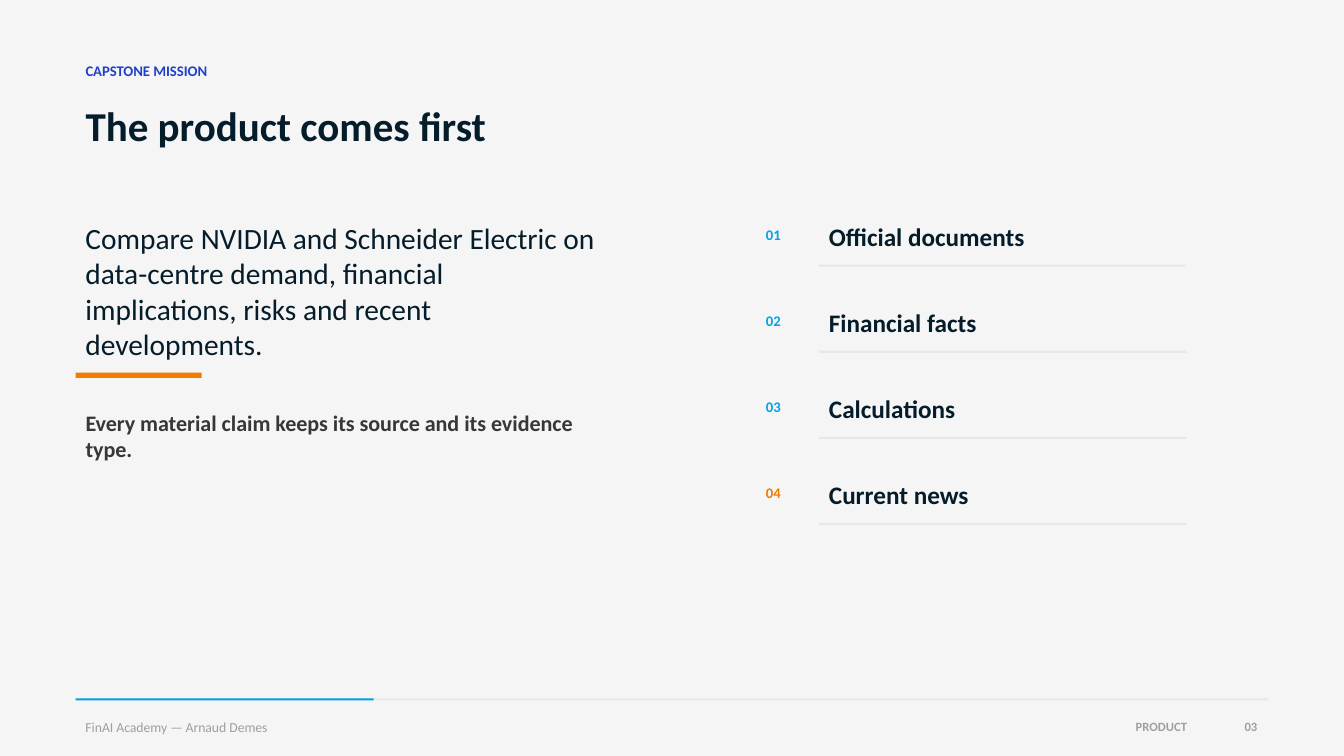
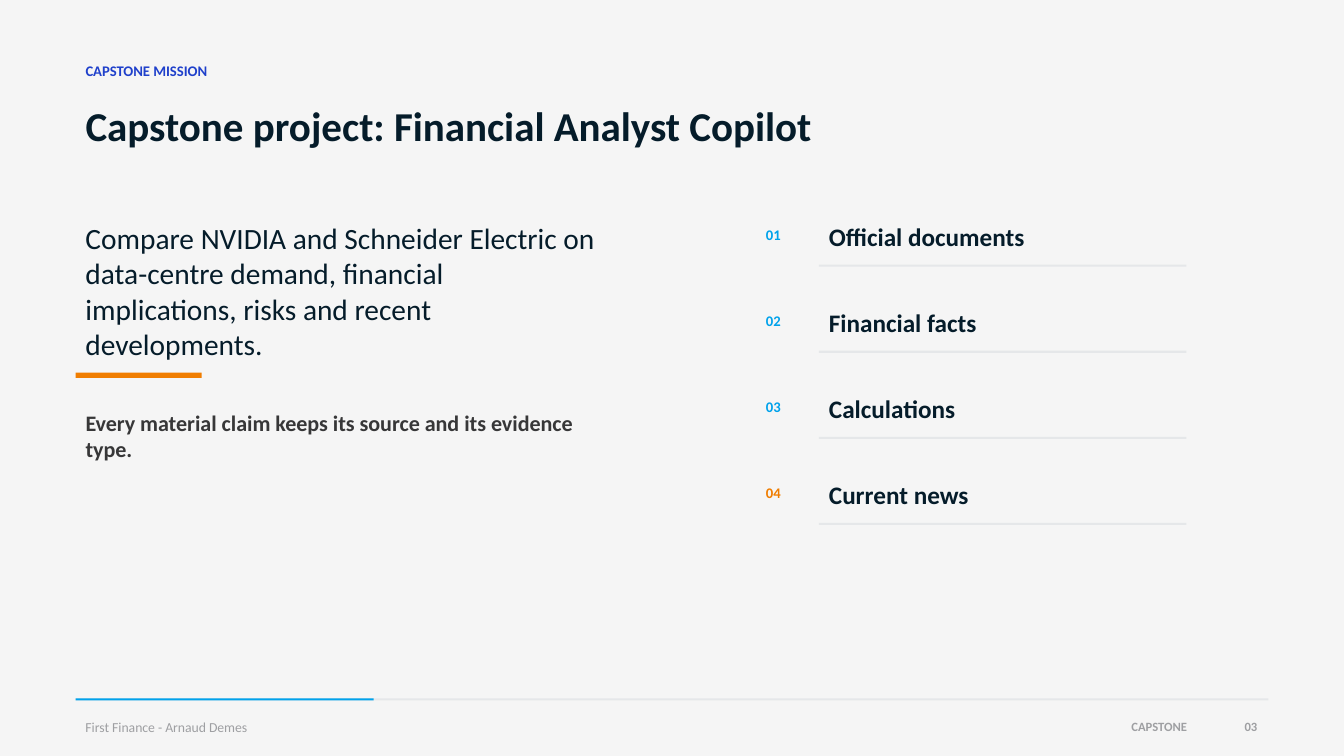
Before and after one commit to Nonocho/finai-academy, a slide deck: slide 3 of decks/00-course-introduction.pptx. Drawn at 1344x756 pixels with LibreOffice and Linux fonts; fonts in the diff are those of the drawing. Boxes give left, top, right and bottom in pixels: in the first picture for what was removed or moved away, otherwise in the second. Text is boxed around its words. In the diff, an @@ line names an element or a change of style, - is before the commit and + after.

```diff
--- a/decks/00-course-introduction.pptx
+++ b/decks/00-course-introduction.pptx
@@ text at bbox=[86, 112, 811, 148]: text changed @@
-The product comes first
+Capstone project: Financial Analyst Copilot
@@ text at bbox=[85, 722, 247, 732]: text changed @@
-FinAI Academy — Arnaud Demes
+First Finance - Arnaud Demes
@@ text at bbox=[1131, 723, 1187, 731]: text changed @@
-PRODUCT
+CAPSTONE
```
Also in this commit, not shown: 11 other slides changed, 1 other file.
